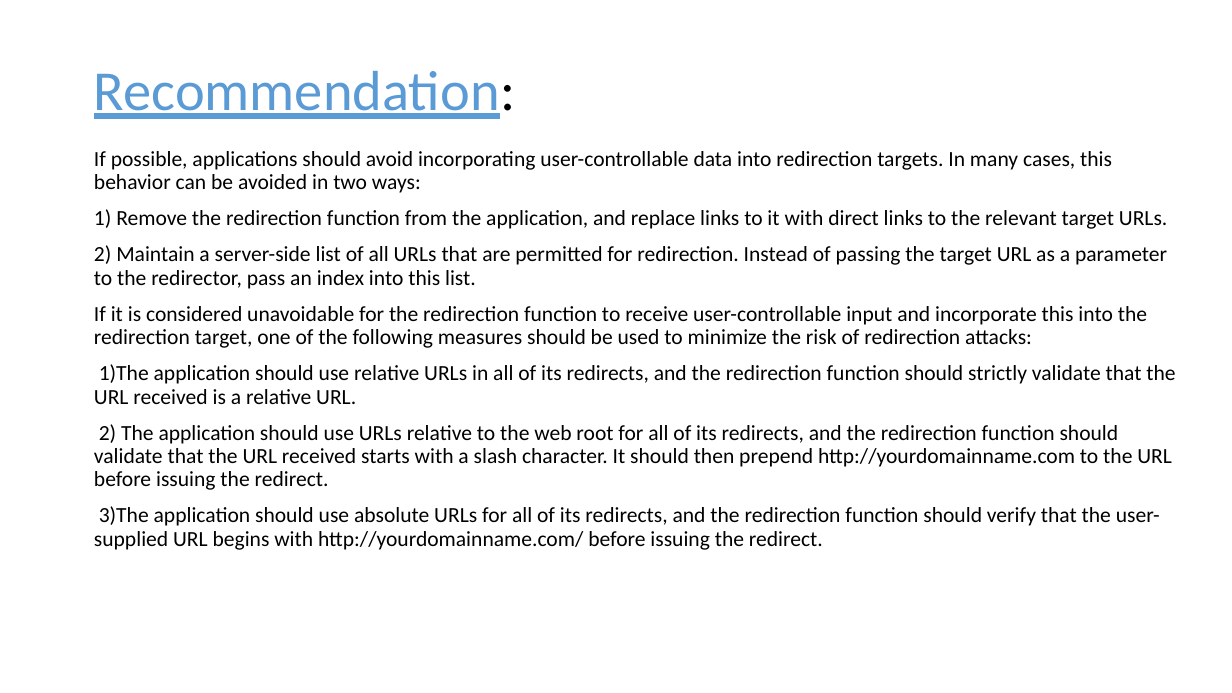
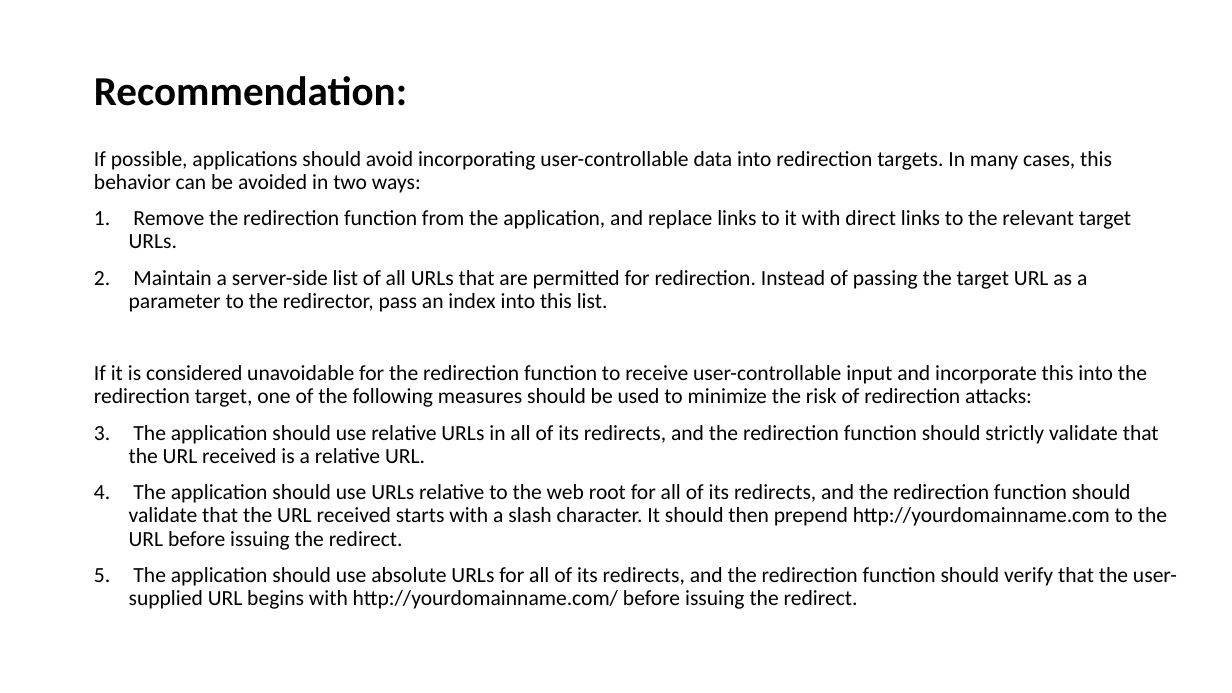
Before and after one commit to RocktimRajkumar/CEH-hack-a-thon, a slide deck: slide 69 of reports/Lifestyle Store/LifeStyle Store Application Reports.pptx. Drawn at 1232x693 pixels with LibreOffice and Linux fonts; fonts in the diff are those of the drawing. Boxes give left, top, right and bottom in pixels: in the first picture for what was removed or moved away, otherwise in the second. Text is boxed around its words. In the diff, an @@ line names an element or a change of style, - is before the commit and + after.

Commit message:
reports: Open redirection ppt done

```diff
--- a/reports/Lifestyle Store/LifeStyle Store Application Reports.pptx
+++ b/reports/Lifestyle Store/LifeStyle Store Application Reports.pptx
@@ title "Recommendation:" at (x1=94, y1=76, x2=407, y2=106): size 44 to 32 pt, text colour #5B9BD5 to #000000, bold on, underline off @@
@@ text at (x1=129, y1=210, x2=1131, y2=312): text changed @@
-1) Remove the redirection function from the application, and replace links to it with direct links to the relevant target URLs.
-2) Maintain a server-side list of all URLs that are permitted for redirection. Instead of passing the target URL as a parameter to the redirector, pass an index into this list.
+1. Remove the redirection function from the application, and replace links to it with direct links to the relevant target URLs.
+2. Maintain a server-side list of all URLs that are permitted for redirection. Instead of passing the target URL as a parameter to the redirector, pass an index into this list.
@@ text at (x1=129, y1=425, x2=1177, y2=609): text changed @@
-1)The application should use relative URLs in all of its redirects, and the redirection function should strictly validate that the URL received is a relative URL.
-2) The application should use URLs relative to the web root for all of its redirects, and the redirection function should validate that the URL received starts with a slash character. It should then prepend http://yourdomainname.com to the URL before issuing the redirect.
-3)The application should use absolute URLs for all of its redirects, and the redirection function should verify that the user-supplied URL begins with http://yourdomainname.com/ before issuing the redirect.
+1. The application should use relative URLs in all of its redirects, and the redirection function should strictly validate that the URL received is a relative URL.
+2. The application should use URLs relative to the web root for all of its redirects, and the redirection function should validate that the URL received starts with a slash character. It should then prepend http://yourdomainname.com to the URL before issuing the redirect.
+3. The application should use absolute URLs for all of its redirects, and the redirection function should verify that the user-supplied URL begins with http://yourdomainname.com/ before issuing the redirect.
```
Also in this commit, not shown: 6 other slides changed.
